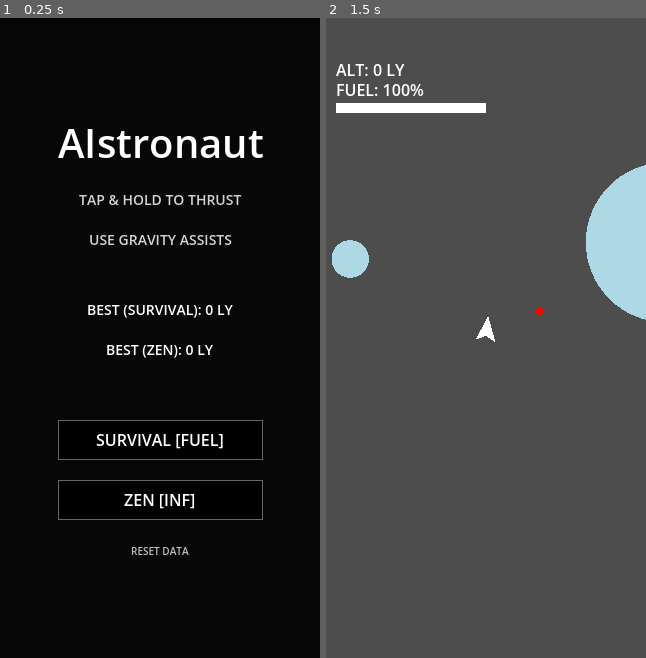
Above: before the commit, frames 1-2 (left to right).
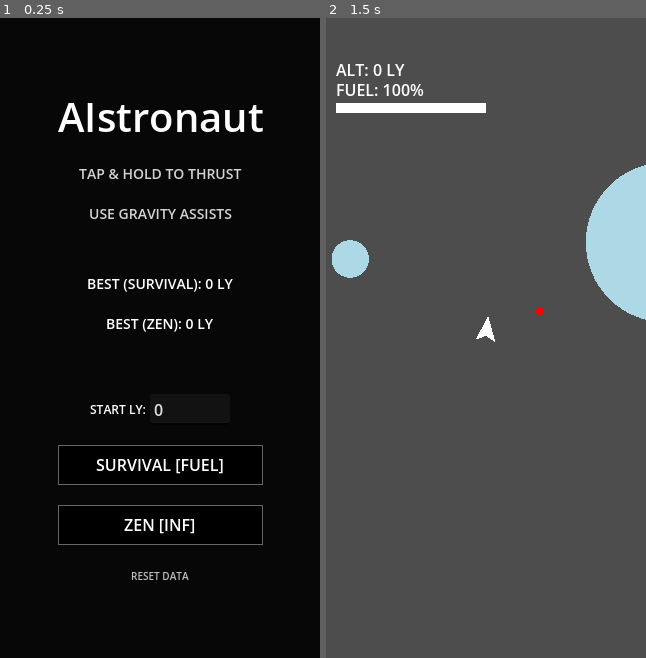
Above: after the commit, the same moments.

Repository: chubarevgeniy/AIstronaut-
Game: Godot game, scene res://scenes/Main.tscn
Same seed, same stepped clock (60 frames per second), same inputs: the game is played once before the commit and once after it.
Inputs:
- Up to frame 1 (0.25 s): no input
- Up to frame 2 (1.5 s): click "RESET DATA" at 0.5 s; click "SURVIVAL [FUEL]" at 1.25 s

The runs differ from the first frame. In frame 1, 7.5% of the frame differs, in the area x 18-83%, y 13-88%; in frame 2, nothing differs.

Commit message:
Implement 'Start LY' coordinate input for Dev Mode in Godot and Web

Diff:
--- a/godot_project/scripts/LevelGenerator.gd
+++ b/godot_project/scripts/LevelGenerator.gd
@@ -4,9 +4,9 @@
 var visited_chunks: Dictionary = {}
 var last_fuel_spawn_y: float = 0.0
 
-func reset():
+func reset(start_y: float = 0.0):
 	visited_chunks.clear()
-	last_fuel_spawn_y = 0.0
+	last_fuel_spawn_y = start_y
 
 func generate_chunks(ship_pos: Vector2, parent_node: Node, planet_scene: PackedScene):
 	var cx = floor(ship_pos.x / GameConfig.CHUNK_SIZE)
--- a/godot_project/scripts/Main.gd
+++ b/godot_project/scripts/Main.gd
@@ -34,7 +34,7 @@
 	get_tree().paused = true
 	menu_layer.show_start_screen()
 
-func start_game(mode):
+func start_game(mode, start_ly = 0):
 	Global.game_mode = mode
 
 	# Clear old nodes
@@ -47,13 +47,15 @@
 		if c == menu_layer: continue
 		c.queue_free()
 
-	level_generator.reset()
-	Global.score = 0
+	var start_y = -start_ly * 100.0
+	level_generator.reset(start_y)
+	Global.score = start_ly
 	Global.is_game_over = false
 	Global.is_paused = false
 
 	# Spawn Ship
 	ship = ship_scene.instantiate()
+	ship.position = Vector2(0, start_y)
 	ship.max_fuel = INF if mode == 1 else 100.0
 	ship.fuel = ship.max_fuel
 
@@ -73,15 +75,16 @@
 	hud.ship = ship
 	add_child(hud)
 
-	# Initial Planet
-	var starter = planet_scene.instantiate()
-	starter.position = Vector2(180, -100)
-	starter.radius = 80
-	starter.type = "ice"
-	add_child(starter)
+	# Initial Planet (only if starting at 0)
+	if start_ly == 0:
+		var starter = planet_scene.instantiate()
+		starter.position = Vector2(180, -100)
+		starter.radius = 80
+		starter.type = "ice"
+		add_child(starter)
 
 	# Initial Generation
-	level_generator.generate_chunks(Vector2.ZERO, self, planet_scene)
+	level_generator.generate_chunks(ship.global_position, self, planet_scene)
 
 	# Unpause and hide menu
 	get_tree().paused = false
@@ -100,8 +103,8 @@
 		level_generator.cleanup(ship.global_position, self)
 
 # Menu Callbacks
-func _on_menu_start_game(mode):
-	start_game(mode)
+func _on_menu_start_game(mode, start_ly):
+	start_game(mode, start_ly)
 
 func _on_menu_resume():
 	get_tree().paused = false
--- a/godot_project/scripts/Menu.gd
+++ b/godot_project/scripts/Menu.gd
@@ -1,6 +1,6 @@
 extends CanvasLayer
 
-signal start_game(mode)
+signal start_game(mode, start_ly)
 signal resume_game
 signal restart_game
 signal exit_game
@@ -10,6 +10,7 @@
 var title_label: Label
 var score_label: Label
 var high_score_label: Label
+var start_coord_input: LineEdit
 
 func _ready():
 	# Create background (fullscreen overlay)
@@ -120,6 +121,21 @@
 	spacer2.custom_minimum_size = Vector2(0, 20)
 	container.add_child(spacer2)
 
+	# Start Coord (Dev)
+	var hbox = HBoxContainer.new()
+	hbox.alignment = BoxContainer.ALIGNMENT_CENTER
+	var lbl = Label.new()
+	lbl.text = "START LY:"
+	lbl.add_theme_font_size_override("font_size", 12)
+	hbox.add_child(lbl)
+
+	start_coord_input = LineEdit.new()
+	start_coord_input.placeholder_text = "0"
+	start_coord_input.text = "0"
+	start_coord_input.custom_minimum_size = Vector2(80, 0)
+	hbox.add_child(start_coord_input)
+	container.add_child(hbox)
+
 	create_button("SURVIVAL [FUEL]", func(): _on_start_pressed(0))
 	create_button("ZEN [INF]", func(): _on_start_pressed(1))
 
@@ -181,7 +197,10 @@
 		child.queue_free() # Or just hide container
 
 func _on_start_pressed(mode):
-	start_game.emit(mode)
+	var start_ly = 0
+	if start_coord_input and start_coord_input.text.is_valid_int():
+		start_ly = int(start_coord_input.text)
+	start_game.emit(mode, start_ly)
 
 func _on_reset_pressed():
 	Global.high_score_survival = 0
Not shown, changed: src/components/DebugMenu.tsx
Not shown, changed: src/engine/GameLoop.ts
